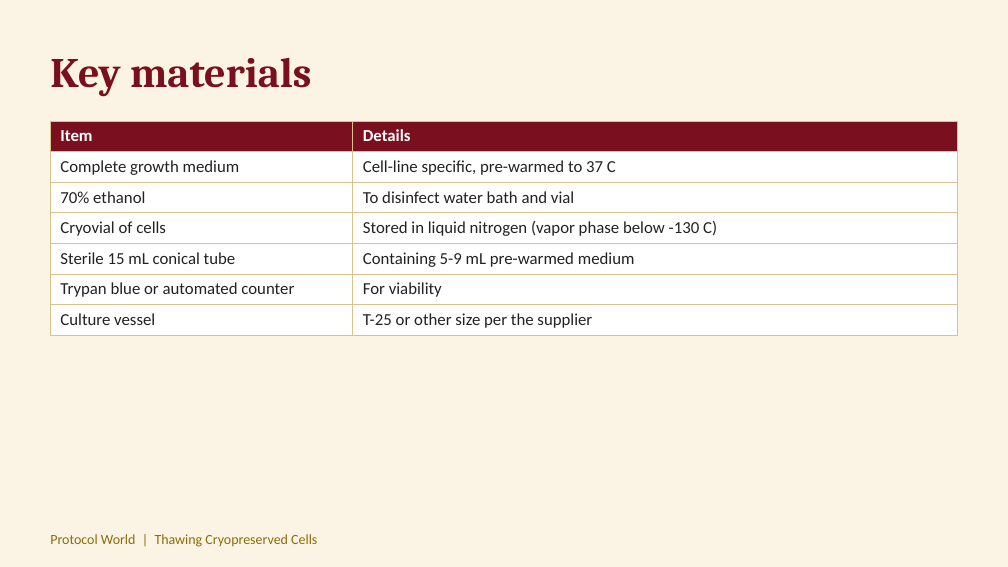
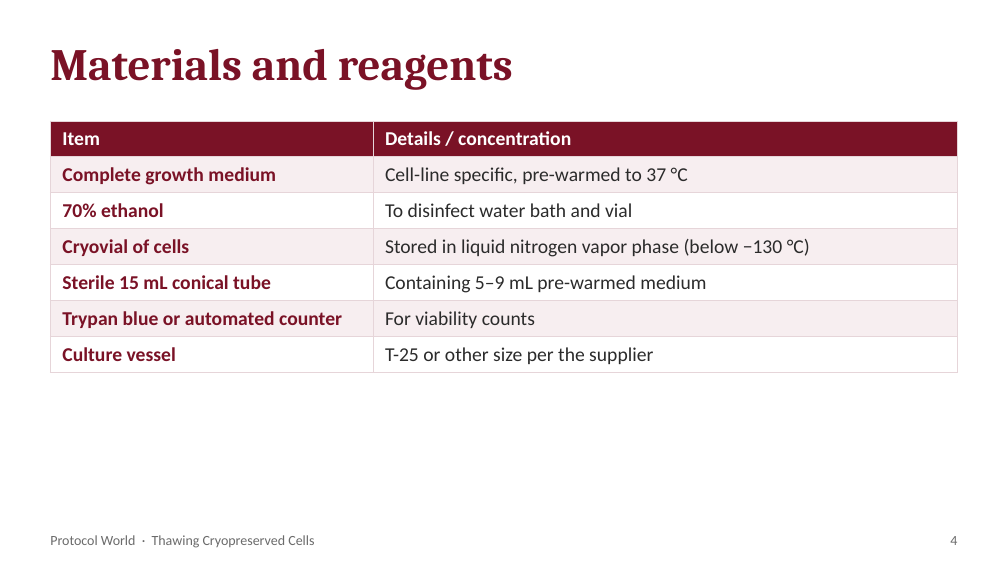
Before and after one commit to ProtocolWorld/ProtocolWorld, a slide deck: slide 4 of uploads/thawing-cryopreserved-cells.pptx (slide 3 before the commit). Drawn at 1008x567 pixels with LibreOffice and Linux fonts; fonts in the diff are those of the drawing. Boxes give left, top, right and bottom in pixels: in the first picture for what was removed or moved away, otherwise in the second. Text is boxed around its words. In the diff, an @@ line names an element or a change of style, - is before the commit and + after.

```diff
--- a/uploads/thawing-cryopreserved-cells.pptx
+++ b/uploads/thawing-cryopreserved-cells.pptx
@@ background #FBF4E4 to #FFFFFF @@
@@ text at [50, 49, 513, 90]: text changed; size 30 to 32 pt; text colour #7A0F1F to #7A1226 @@
-Key materials
+Materials and reagents
@@ table at [50, 121, 958, 368] @@
-row 1, column 2: Details
+row 1, column 2: Details / concentration
-row 2, column 2: Cell-line specific, pre-warmed to 37 C
+row 2, column 2: Cell-line specific, pre-warmed to 37 °C
-row 4, column 2: Stored in liquid nitrogen (vapor phase below -130 C)
+row 4, column 2: Stored in liquid nitrogen vapor phase (below −130 °C)
-row 5, column 2: Containing 5-9 mL pre-warmed medium
+row 5, column 2: Containing 5–9 mL pre-warmed medium
-row 6, column 2: For viability
+row 6, column 2: For viability counts
@@ fill #7A0F1F to #7A1226 in row 1 @@
@@ fill #FFFFFF to #F7EEF0 in 6 cells @@
@@ size 12 to 14 pt in "Item", "Complete growth medium", "70% ethanol", "To disinfect water bath and vial" and 5 more places @@
@@ text colour #222222 to #7A1226, bold on in "Complete growth medium", "70% ethanol", "Cryovial of cells", "Sterile 15 mL conical tube" and 2 more places @@
@@ text colour #222222 to #2B2B2B in "To disinfect water bath and vial", "T-25 or other size per the supplier" @@
@@ borders changed @@
@@ text at [50, 535, 314, 548]: text changed; text colour #8A6D0B to #6B6B6B @@
-Protocol World | Thawing Cryopreserved Cells
+Protocol World · Thawing Cryopreserved Cells
@@ text added at [950, 536, 957, 545], 10 pt, text #6B6B6B @@
+4
```
Also in this commit, not shown: 4 other slides changed, 6 slides added, 3 slides removed, 3 other files.
